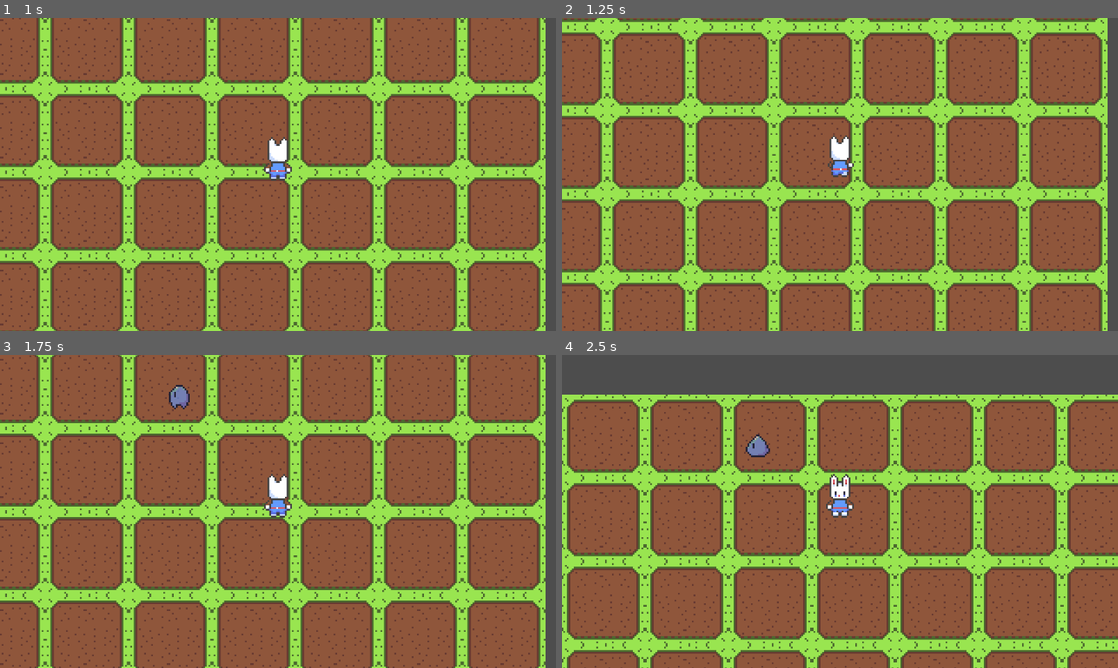
Above: before the commit, frames 1-4 (two rows, left to right).
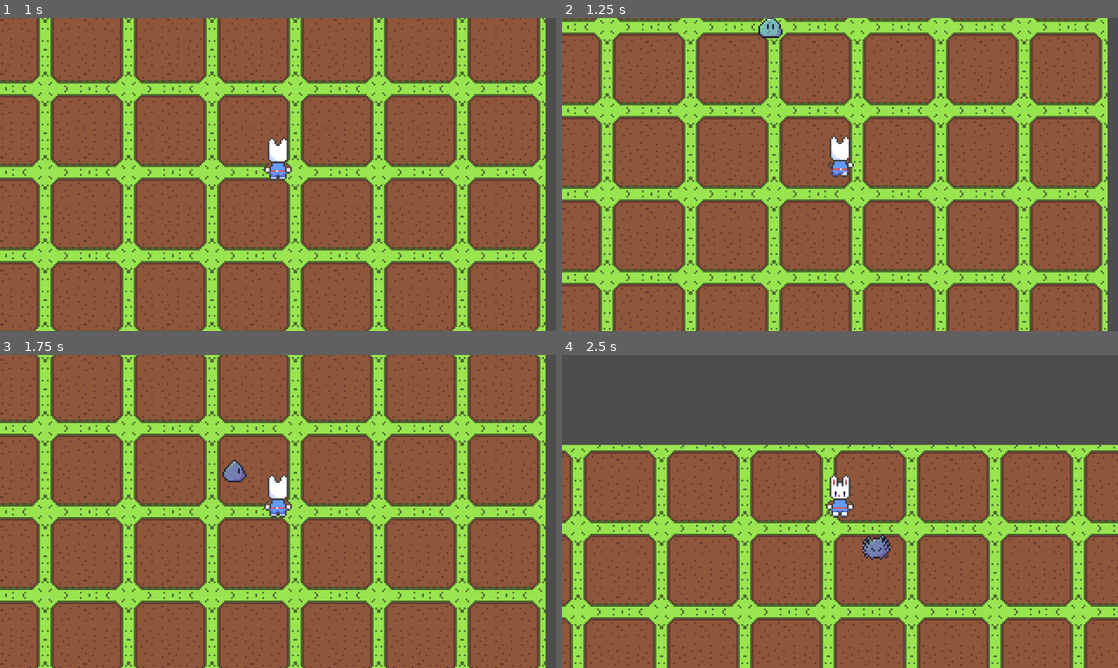
Above: after the commit, the same moments.

Repository: bregre550/bigbeef
Game: Godot game, scene res://Sandbox/01.tscn
Two runs of this game, one before a commit and one after it. Both use one fixed random seed, a clock stepped at 60 frames per second and the inputs below.
Inputs:
- Up to frame 1 (1 s): tap Enter at 0.5 s; hold W (up) from 0.53 s (still down); hold ' (flip strafe) from 0.53 s (still down); tap / (strafe) at 0.8 s
- Up to frame 2 (1.25 s): keep holding W (up); keep holding ' (flip strafe)
- Up to frame 3 (1.75 s): keep holding W (up); release ' (flip strafe) at 1.28 s; tap / (strafe) at 1.35 s; tap ' (flip strafe) at 1.55 s
- Up to frame 4 (2.5 s): release W (up) at 2.03 s; hold A (left) from 2.03 s (still down); hold ' (flip strafe) from 2.03 s (still down); tap / (strafe) at 2.3 s

Frame 1 is identical in both runs. In frame 2, 0.2% of the frame differs, in the area x 35-40%, y 0-7%; in frame 3, 0.4%; in frame 4, 63%, in the area x 0-100%, y 12-100%.

Commit message:
flip strafe animation fix
weird timing with flip strafe and stun

Diff:
--- a/big-beef/Enemies/slime.tscn
+++ b/big-beef/Enemies/slime.tscn
@@ -305,4 +305,4 @@
 monitorable = false
 
 [node name="CollisionPolygon2D" type="CollisionPolygon2D" parent="VisionArea"]
-polygon = PackedVector2Array(-10, 0, 10, 0, 80, 80, -80, 80)
+polygon = PackedVector2Array(-16, 0, 16, 0, 80, 120, -80, 120)
--- a/big-beef/Player/player.tscn
+++ b/big-beef/Player/player.tscn
@@ -157,6 +157,138 @@
 "values": [56]
 }
 
+[sub_resource type="Animation" id="Animation_76lrf"]
+resource_name = "stun_down"
+length = 0.5
+tracks/0/type = "value"
+tracks/0/imported = false
+tracks/0/enabled = true
+tracks/0/path = NodePath("Sprite2D:frame")
+tracks/0/interp = 1
+tracks/0/loop_wrap = true
+tracks/0/keys = {
+"times": PackedFloat32Array(0),
+"transitions": PackedFloat32Array(1),
+"update": 1,
+"values": [0]
+}
+
+[sub_resource type="Animation" id="Animation_efx54"]
+resource_name = "stun_down_left"
+length = 0.5
+step = 0.2
+tracks/0/type = "value"
+tracks/0/imported = false
+tracks/0/enabled = true
+tracks/0/path = NodePath("Sprite2D:frame")
+tracks/0/interp = 1
+tracks/0/loop_wrap = true
+tracks/0/keys = {
+"times": PackedFloat32Array(0),
+"transitions": PackedFloat32Array(1),
+"update": 1,
+"values": [32]
+}
+
+[sub_resource type="Animation" id="Animation_755ss"]
+resource_name = "stun_down_right"
+length = 0.5
+step = 0.2
+tracks/0/type = "value"
+tracks/0/imported = false
+tracks/0/enabled = true
+tracks/0/path = NodePath("Sprite2D:frame")
+tracks/0/interp = 1
+tracks/0/loop_wrap = true
+tracks/0/keys = {
+"times": PackedFloat32Array(0),
+"transitions": PackedFloat32Array(1),
+"update": 1,
+"values": [40]
+}
+
+[sub_resource type="Animation" id="Animation_qemgg"]
+resource_name = "stun_left"
+length = 0.5
+tracks/0/type = "value"
+tracks/0/imported = false
+tracks/0/enabled = true
+tracks/0/path = NodePath("Sprite2D:frame")
+tracks/0/interp = 1
+tracks/0/loop_wrap = true
+tracks/0/keys = {
+"times": PackedFloat32Array(0),
+"transitions": PackedFloat32Array(1),
+"update": 1,
+"values": [16]
+}
+
+[sub_resource type="Animation" id="Animation_8viyr"]
+resource_name = "stun_right"
+length = 0.5
+tracks/0/type = "value"
+tracks/0/imported = false
+tracks/0/enabled = true
+tracks/0/path = NodePath("Sprite2D:frame")
+tracks/0/interp = 1
+tracks/0/loop_wrap = true
+tracks/0/keys = {
+"times": PackedFloat32Array(0),
+"transitions": PackedFloat32Array(1),
+"update": 1,
+"values": [8]
+}
+
+[sub_resource type="Animation" id="Animation_sm0op"]
+resource_name = "stun_up"
+length = 0.5
+tracks/0/type = "value"
+tracks/0/imported = false
+tracks/0/enabled = true
+tracks/0/path = NodePath("Sprite2D:frame")
+tracks/0/interp = 1
+tracks/0/loop_wrap = true
+tracks/0/keys = {
+"times": PackedFloat32Array(0),
+"transitions": PackedFloat32Array(1),
+"update": 1,
+"values": [24]
+}
+
+[sub_resource type="Animation" id="Animation_bbimk"]
+resource_name = "stun_up_left"
+length = 0.5
+step = 0.2
+tracks/0/type = "value"
+tracks/0/imported = false
+tracks/0/enabled = true
+tracks/0/path = NodePath("Sprite2D:frame")
+tracks/0/interp = 1
+tracks/0/loop_wrap = true
+tracks/0/keys = {
+"times": PackedFloat32Array(0),
+"transitions": PackedFloat32Array(1),
+"update": 1,
+"values": [48]
+}
+
+[sub_resource type="Animation" id="Animation_m0h3t"]
+resource_name = "stun_up_right"
+length = 0.5
+step = 0.2
+tracks/0/type = "value"
+tracks/0/imported = false
+tracks/0/enabled = true
+tracks/0/path = NodePath("Sprite2D:frame")
+tracks/0/interp = 1
+tracks/0/loop_wrap = true
+tracks/0/keys = {
+"times": PackedFloat32Array(0),
+"transitions": PackedFloat32Array(1),
+"update": 1,
+"values": [56]
+}
+
 [sub_resource type="Animation" id="Animation_apopc"]
 resource_name = "walk_down"
 length = 0.8
@@ -299,138 +431,6 @@
 "transitions": PackedFloat32Array(1, 1, 1, 1, 1, 1, 1, 1),
 "update": 1,
 "values": [56, 57, 58, 59, 60, 61, 62, 63]
-}
-
-[sub_resource type="Animation" id="Animation_qemgg"]
-resource_name = "stun_left"
-length = 0.5
-tracks/0/type = "value"
-tracks/0/imported = false
-tracks/0/enabled = true
-tracks/0/path = NodePath("Sprite2D:frame")
-tracks/0/interp = 1
-tracks/0/loop_wrap = true
-tracks/0/keys = {
-"times": PackedFloat32Array(0),
-"transitions": PackedFloat32Array(1),
-"update": 1,
-"values": [16]
-}
-
-[sub_resource type="Animation" id="Animation_8viyr"]
-resource_name = "stun_right"
-length = 0.5
-tracks/0/type = "value"
-tracks/0/imported = false
-tracks/0/enabled = true
-tracks/0/path = NodePath("Sprite2D:frame")
-tracks/0/interp = 1
-tracks/0/loop_wrap = true
-tracks/0/keys = {
-"times": PackedFloat32Array(0),
-"transitions": PackedFloat32Array(1),
-"update": 1,
-"values": [8]
-}
-
-[sub_resource type="Animation" id="Animation_76lrf"]
-resource_name = "stun_down"
-length = 0.5
-tracks/0/type = "value"
-tracks/0/imported = false
-tracks/0/enabled = true
-tracks/0/path = NodePath("Sprite2D:frame")
-tracks/0/interp = 1
-tracks/0/loop_wrap = true
-tracks/0/keys = {
-"times": PackedFloat32Array(0),
-"transitions": PackedFloat32Array(1),
-"update": 1,
-"values": [0]
-}
-
-[sub_resource type="Animation" id="Animation_efx54"]
-resource_name = "stun_down_left"
-length = 0.5
-step = 0.2
-tracks/0/type = "value"
-tracks/0/imported = false
-tracks/0/enabled = true
-tracks/0/path = NodePath("Sprite2D:frame")
-tracks/0/interp = 1
-tracks/0/loop_wrap = true
-tracks/0/keys = {
-"times": PackedFloat32Array(0),
-"transitions": PackedFloat32Array(1),
-"update": 1,
-"values": [32]
-}
-
-[sub_resource type="Animation" id="Animation_755ss"]
-resource_name = "stun_down_right"
-length = 0.5
-step = 0.2
-tracks/0/type = "value"
-tracks/0/imported = false
-tracks/0/enabled = true
-tracks/0/path = NodePath("Sprite2D:frame")
-tracks/0/interp = 1
-tracks/0/loop_wrap = true
-tracks/0/keys = {
-"times": PackedFloat32Array(0),
-"transitions": PackedFloat32Array(1),
-"update": 1,
-"values": [40]
-}
-
-[sub_resource type="Animation" id="Animation_bbimk"]
-resource_name = "stun_up_left"
-length = 0.5
-step = 0.2
-tracks/0/type = "value"
-tracks/0/imported = false
-tracks/0/enabled = true
-tracks/0/path = NodePath("Sprite2D:frame")
-tracks/0/interp = 1
-tracks/0/loop_wrap = true
-tracks/0/keys = {
-"times": PackedFloat32Array(0),
-"transitions": PackedFloat32Array(1),
-"update": 1,
-"values": [48]
-}
-
-[sub_resource type="Animation" id="Animation_m0h3t"]
-resource_name = "stun_up_right"
-length = 0.5
-step = 0.2
-tracks/0/type = "value"
-tracks/0/imported = false
-tracks/0/enabled = true
-tracks/0/path = NodePath("Sprite2D:frame")
-tracks/0/interp = 1
-tracks/0/loop_wrap = true
-tracks/0/keys = {
-"times": PackedFloat32Array(0),
-"transitions": PackedFloat32Array(1),
-"update": 1,
-"values": [56]
-}
-
-[sub_resource type="Animation" id="Animation_sm0op"]
-resource_name = "stun_up"
-length = 0.5
-tracks/0/type = "value"
-tracks/0/imported = false
-tracks/0/enabled = true
-tracks/0/path = NodePath("Sprite2D:frame")
-tracks/0/interp = 1
-tracks/0/loop_wrap = true
-tracks/0/keys = {
-"times": PackedFloat32Array(0),
-"transitions": PackedFloat32Array(1),
-"update": 1,
-"values": [24]
 }
 
 [sub_resource type="AnimationLibrary" id="AnimationLibrary_gu6f8"]
--- a/big-beef/Sandbox/01.tscn
+++ b/big-beef/Sandbox/01.tscn
@@ -1,11 +1,13 @@
-[gd_scene load_steps=4 format=3 uid="uid://2rku280p86gm"]
+[gd_scene load_steps=5 format=3 uid="uid://2rku280p86gm"]
 
 [ext_resource type="PackedScene" uid="uid://cru4ituq2w2ab" path="res://Levels/player_spawn.tscn" id="1_2hbak"]
+[ext_resource type="Script" uid="uid://du3aqt6lic1iv" path="res://Scripts/level.gd" id="1_vxobl"]
 [ext_resource type="Texture2D" uid="uid://b5ylcq84oxjeq" path="res://Assets/dirt_path.png" id="2_n3fxd"]
 [ext_resource type="PackedScene" uid="uid://ci4cji8qbj2u" path="res://Enemies/slime.tscn" id="3_2hbak"]
 
 [node name="01" type="Node2D"]
 y_sort_enabled = true
+script = ExtResource("1_vxobl")
 
 [node name="PlayerSpawn" parent="." instance=ExtResource("1_2hbak")]
 position = Vector2(630, 350)
--- a/big-beef/Scripts/player.gd
+++ b/big-beef/Scripts/player.gd
@@ -68,7 +68,8 @@
 				direction *= -1
 				if set_direction():
 					if animation.current_animation.contains("stun"):
-						update_animation("stun")
+						#update_animation("stun")
+						pass
 					else:
 						update_animation("walk")
 			is_strafing = true
